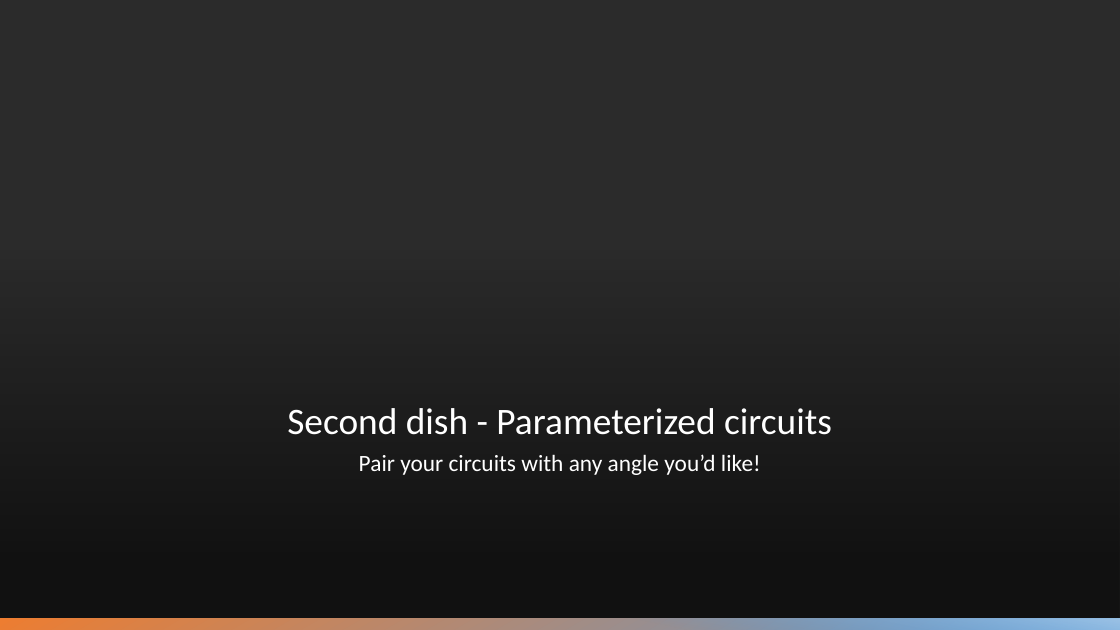
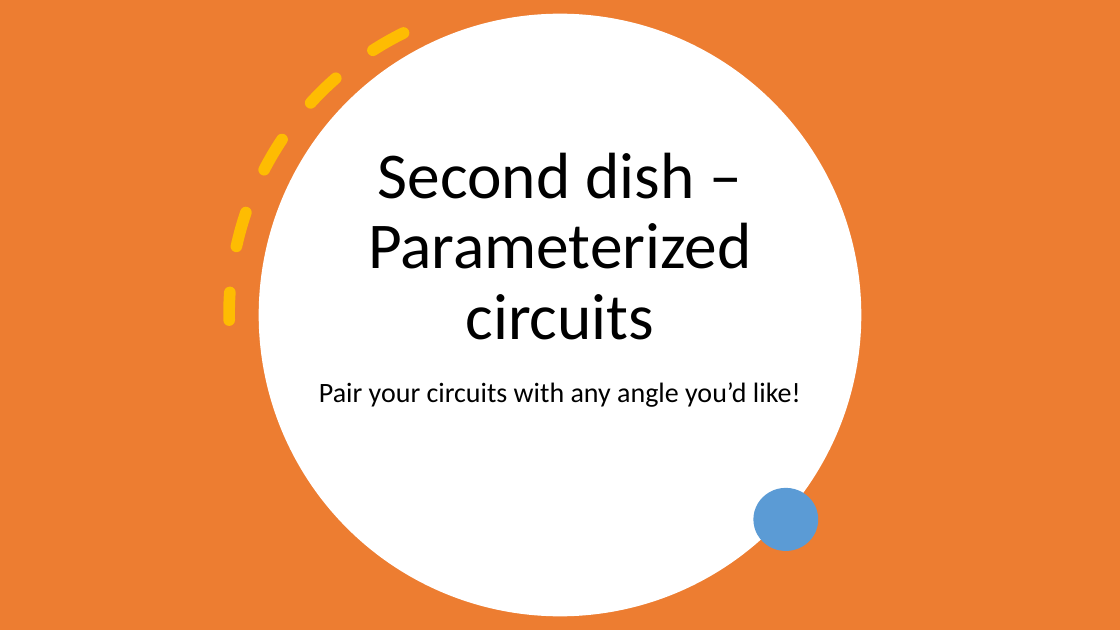
Before and after one commit to splch/ionq-ml-demo, a slide deck: slide 7 of misc/presentation.pptx (slide 11 before the commit). Drawn at 1120x630 pixels with LibreOffice and Linux fonts; fonts in the diff are those of the drawing; background and template pictures are left out; a plain dark background stands for a picture behind light text. Boxes give left, top, right and bottom in pixels: in the first picture for what was removed or moved away, otherwise in the second. Text is boxed around its words. In the diff, an @@ line names an element or a change of style, - is before the commit and + after.

```diff
--- a/misc/presentation.pptx
+++ b/misc/presentation.pptx
@@ background picture (left out) to #FFFFFF @@
@@ rectangle at (x1=0, y1=0, x2=1120, y2=630): fill gradient #000000 to #ED7D31; rotation 270 to 0 degrees @@
@@ arc (boxed as its full ellipse) added at (x1=123, y1=0, x2=962, y2=630), outline #FFC000 10 pt dashed @@
@@ ellipse added at (x1=259, y1=13, x2=861, y2=616), fill #FFFFFF @@
@@ title at (x1=368, y1=152, x2=751, y2=340): text changed; size 32 to 56 pt; text colour #FFFFFF to #000000 @@
-Second dish - Parameterized circuits
+Second dish – Parameterized circuits
@@ text "Pair your circuits with any ..." moved from (x1=359, y1=454, x2=761, y2=475) to (x1=319, y1=382, x2=801, y2=407) @@
@@ text "Pair your circuits with any ..." at (x1=319, y1=382, x2=801, y2=407): size 20 to 24 pt, text colour #FFFFFF to #000000 @@
@@ ellipse added at (x1=754, y1=488, x2=818, y2=551), fill #5B9BD5 @@
@@ rectangle removed at (x1=0, y1=619, x2=1120, y2=630) @@
@@ rectangle removed at (x1=577, y1=619, x2=1120, y2=630) @@
```
Also in this commit, not shown: 5 other slides changed, 4 slides added, 14 slides removed, 4 other files.
